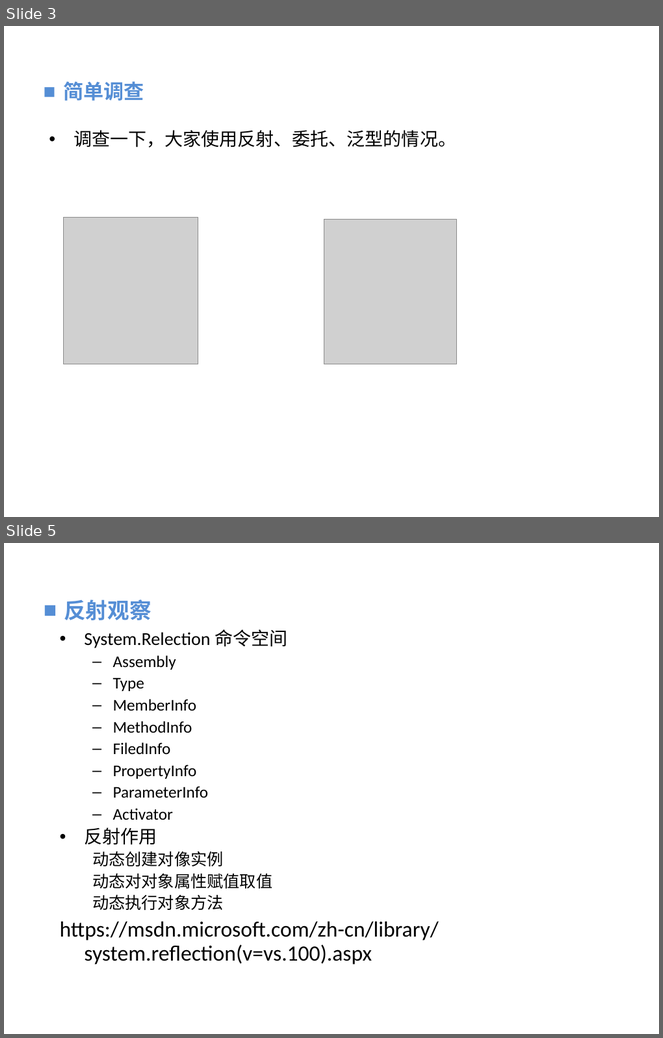
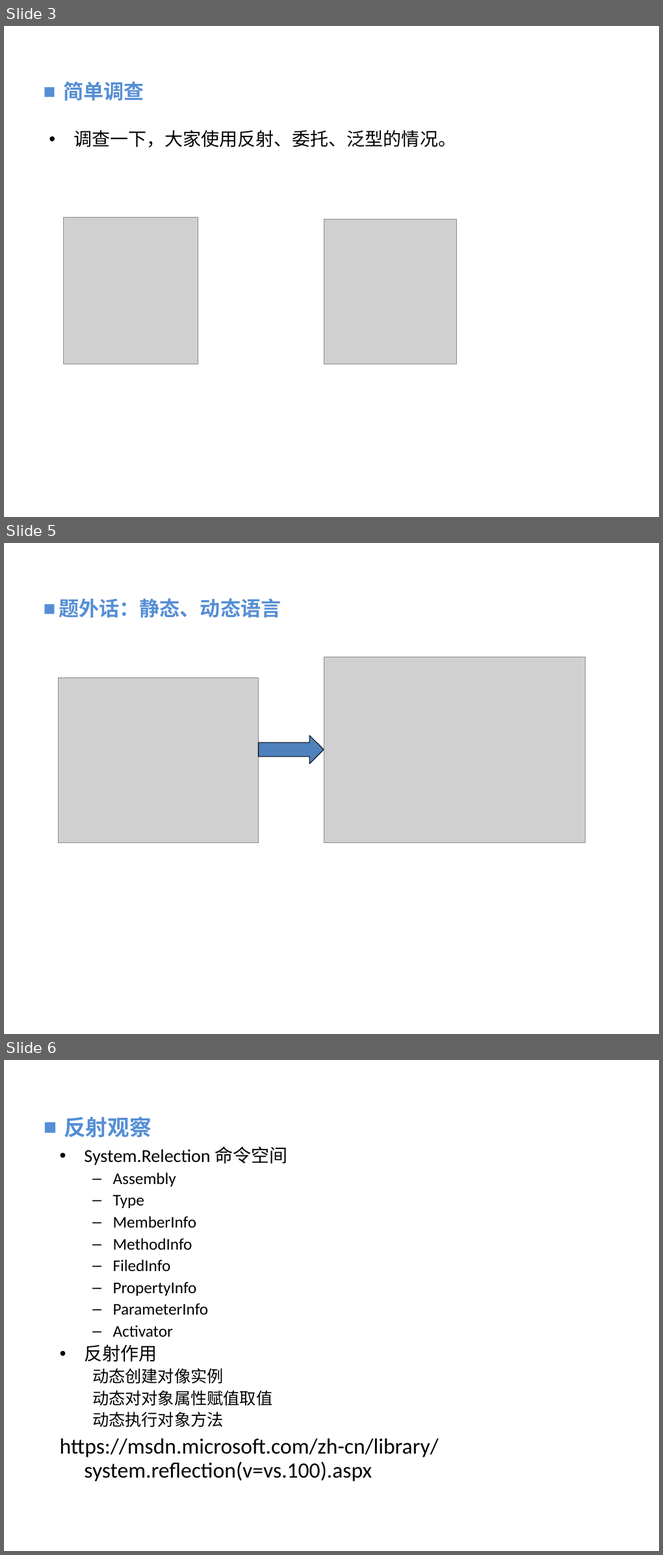
Before and after one commit to vaik/Documents, a slide deck: 我的分享/反射、委托、泛型的理解与应用分享.ppt. Shown one above the other, each under a label of ours: slides 3 and 5 before the commit, slides 3, 5 and 6 after it; the slides between them are not shown. The pictures are 663x1038 and 663x1555 pixels, drawn with LibreOffice and Linux fonts; fonts in the diff are those of the drawing; grey boxes stand for pictures; background and template pictures are left out. Boxes give left, top, right and bottom in pixels: in the first picture for what was removed or moved away, otherwise in the second. Text is boxed around its words. In the diff, an @@ line names an element or a change of style, - is before the commit and + after.

Commit message:
添加动态与静态语言题外话

```diff
--- a/我的分享/反射、委托、泛型的理解与应用分享.ppt
+++ b/我的分享/反射、委托、泛型的理解与应用分享.ppt
@@ slide 5 added at <box>4,543,659,1034</box>, background picture (left out) @@
@@ text added at <box>59,598,281,618</box>, 22.2 pt, text #558ED5, bold @@
+■ 题外话：静态、动态语言
@@ picture added at <box>324,657,585,843</box> @@
@@ picture added at <box>59,678,259,843</box> @@
@@ right arrow added at <box>258,735,324,764</box>, fill #4F81BD, outline #000000 0.74 pt @@
@@ what was slide 5 is now slide 6 @@
```
Also in this commit, not shown: 1 slide changed.
